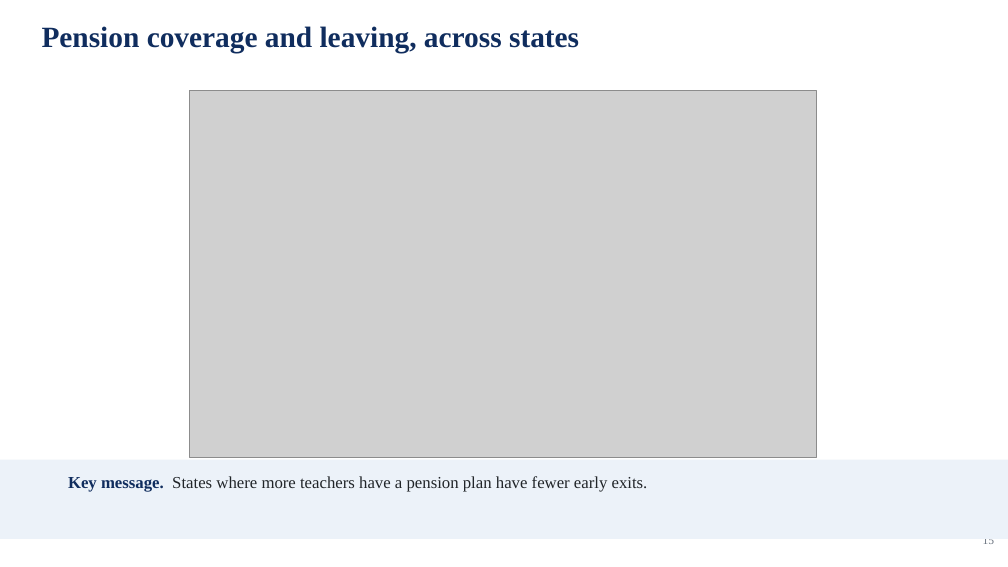
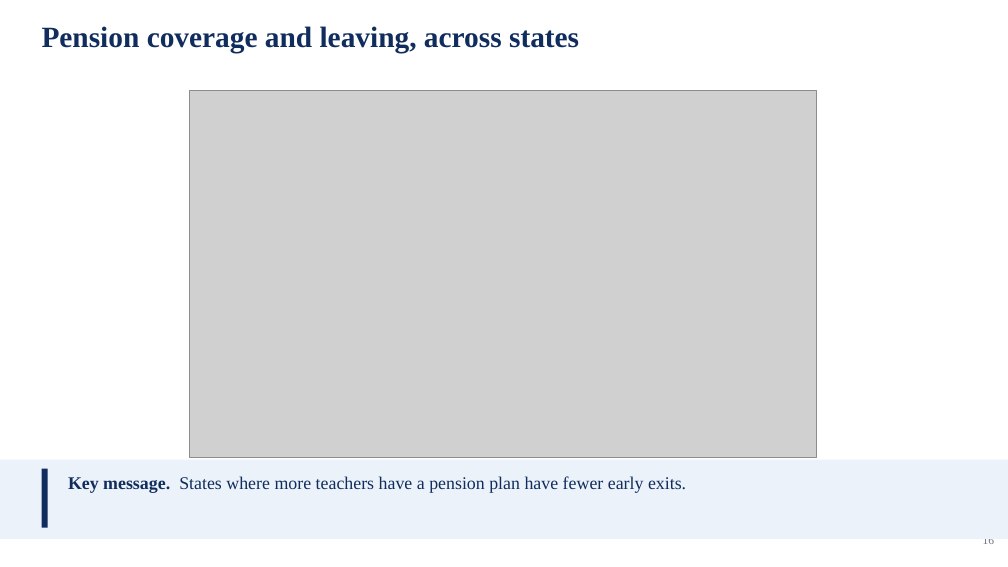
Before and after one commit to jedr1-ship-it/Alternative-Pathways----Quant, a slide deck: slide 16 of report/data_cluster/Proyect_US_policy.pptx (slide 15 before the commit). Drawn at 1008x567 pixels with LibreOffice and Linux fonts; fonts in the diff are those of the drawing; grey boxes stand for pictures. Boxes give left, top, right and bottom in pixels: in the first picture for what was removed or moved away, otherwise in the second. Text is boxed around its words. In the diff, an @@ line names an element or a change of style, - is before the commit and + after.

```diff
--- a/report/data_cluster/Proyect_US_policy.pptx
+++ b/report/data_cluster/Proyect_US_policy.pptx
@@ rectangle added at [42, 469, 48, 528], fill #102D5E @@
@@ text "Key message. States where more ..." at [68, 476, 686, 493]: size 16 to 17 pt; text colour #212529 to #102D5E in "States where more teachers have a pension ..."; line spacing 20.5pt to 21.8pt @@
@@ text at [983, 539, 995, 544]: text changed @@
-15
+16
```
Also in this commit, not shown: 14 other slides changed, 1 slide added, 1 other file.
